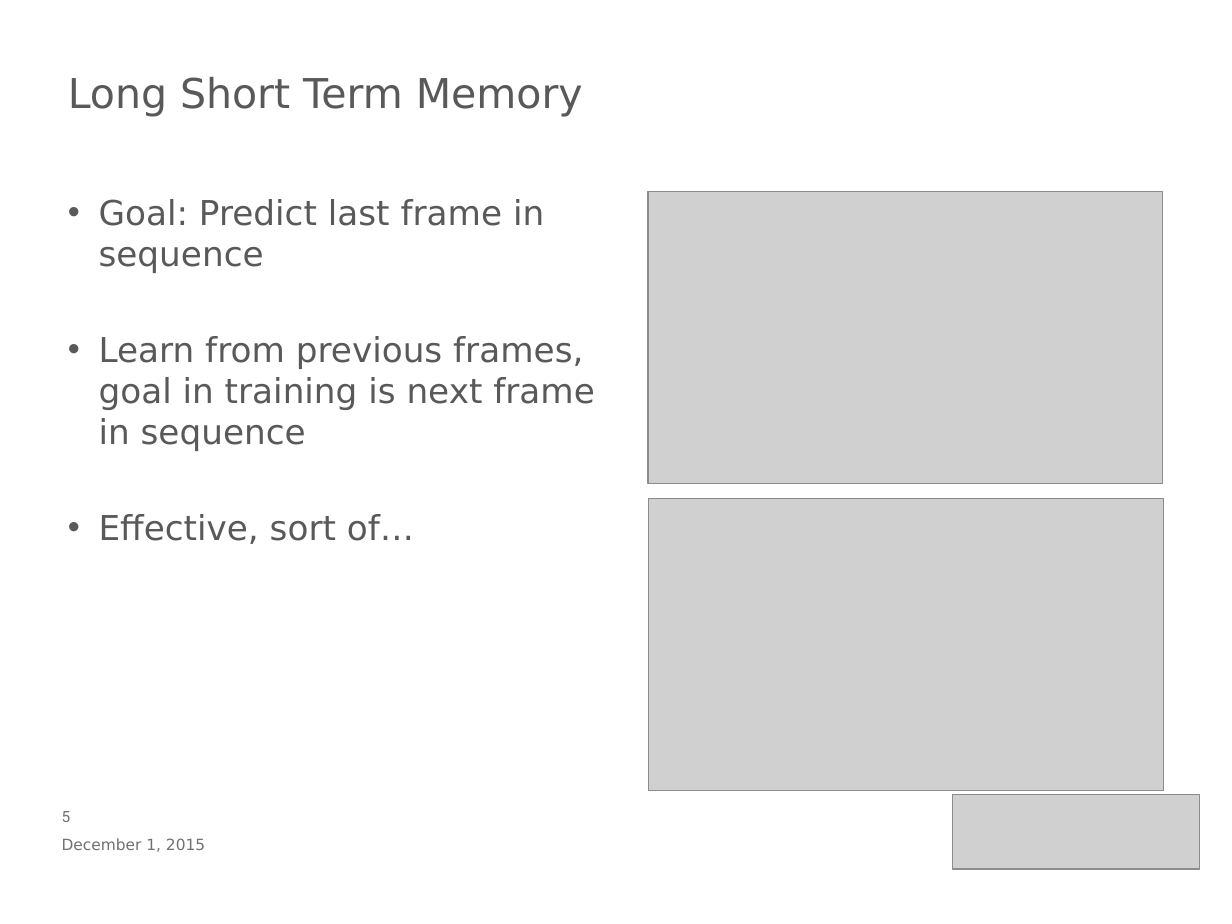
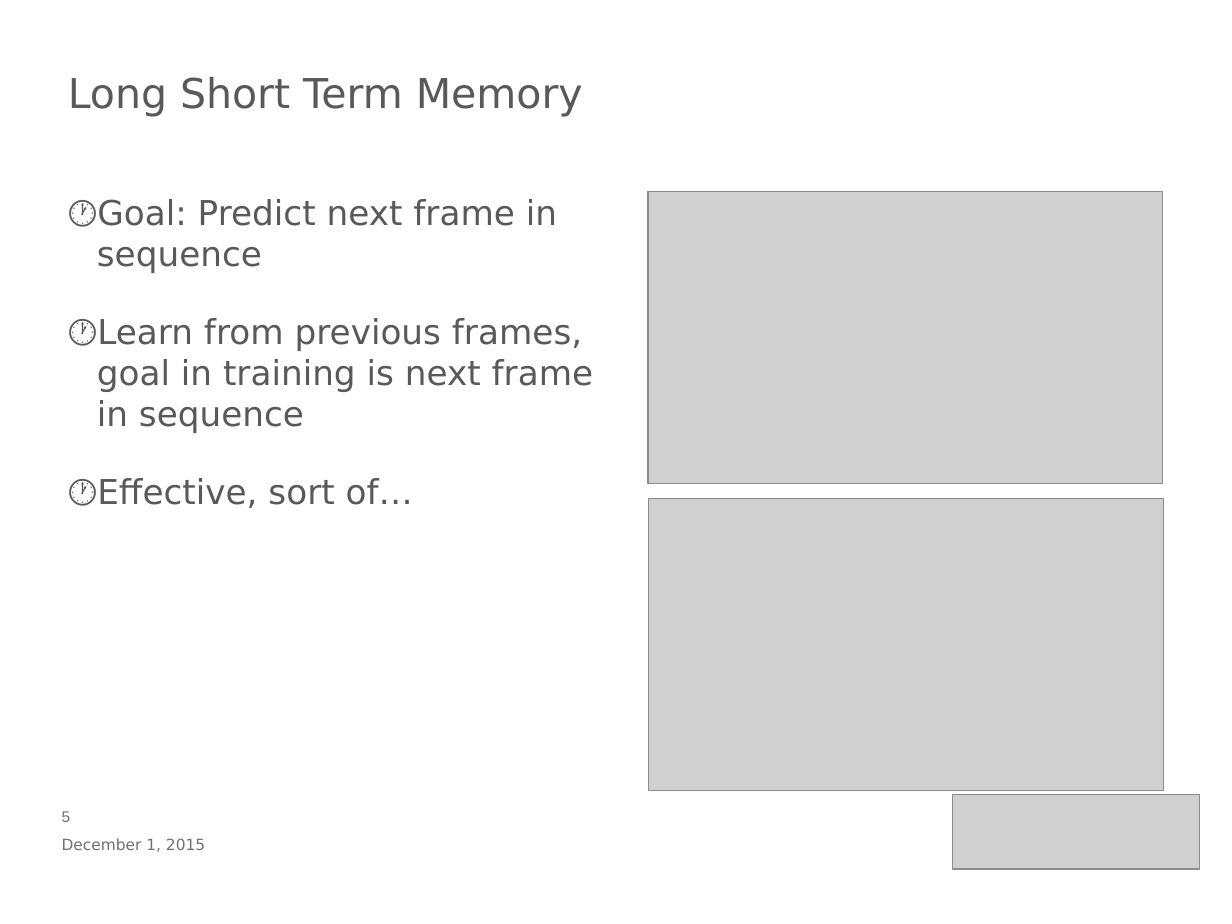
Before and after one commit to benmccamish/CS534, a slide deck: slide 5 of torch_test/CS534FinalSlides.pptx. Drawn at 1232x924 pixels with LibreOffice and Linux fonts; fonts in the diff are those of the drawing; grey boxes stand for pictures; background and template pictures are left out. Boxes give left, top, right and bottom in pixels: in the first picture for what was removed or moved away, otherwise in the second. Text is boxed around its words. In the diff, an @@ line names an element or a change of style, - is before the commit and + after.

```diff
--- a/torch_test/CS534FinalSlides.pptx
+++ b/torch_test/CS534FinalSlides.pptx
@@ text at (97,199,557,273): text changed @@
-• Goal: Predict last frame in sequence
+🕐 Goal: Predict next frame in sequence
@@ text at (97,318,594,508): bullet • to 🕐; less space between paragraphs @@
@@ page number at (62,811,71,822): font Roboto to Arial @@
```
Also in this commit, not shown: 3 other slides changed, 3 slides added, 2 slides removed.
